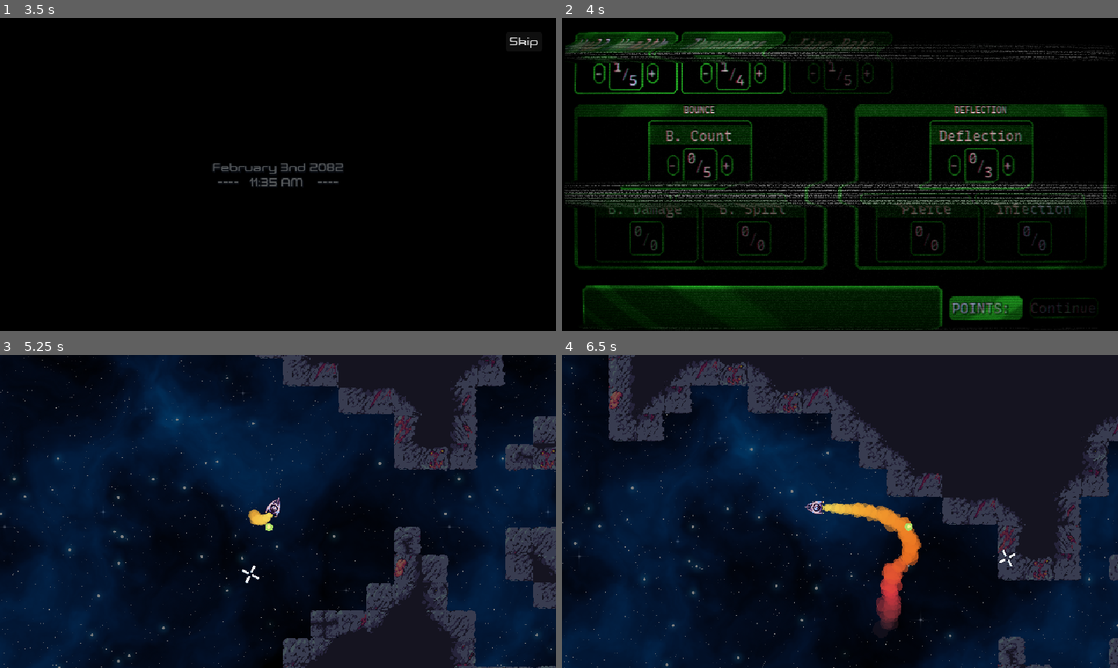
Above: before the commit, frames 1-4 (two rows, left to right).
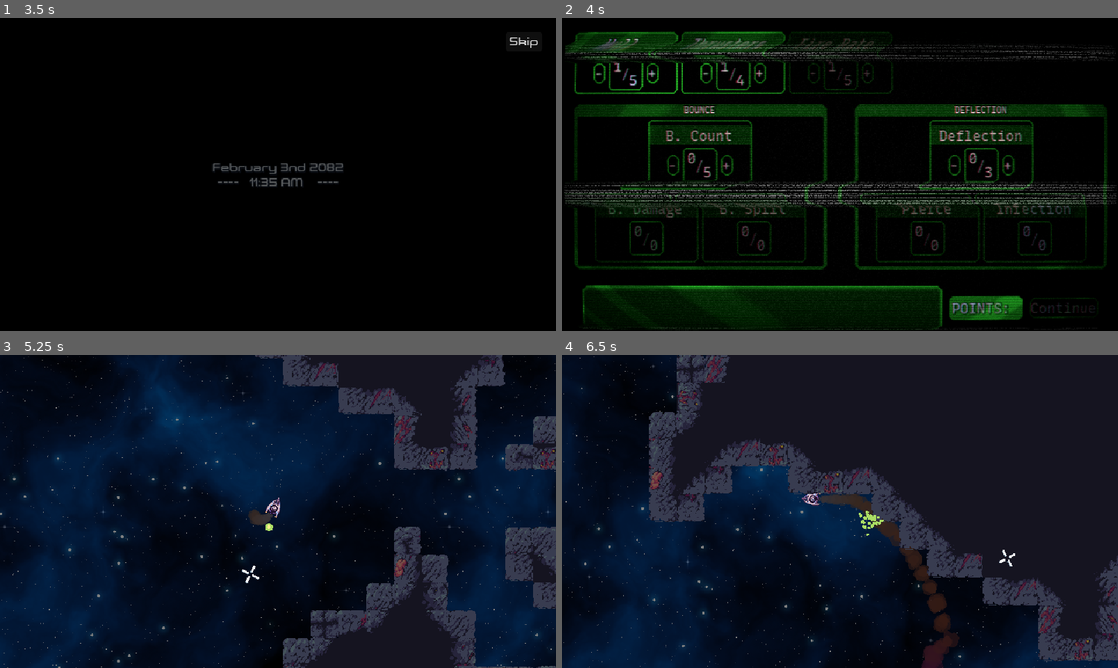
Above: after the commit, the same moments.

Repository: Yoshiip/boss-rush-jam-2024
Game: Godot game, scene res://levels/menu/menu.tscn
Same seed, same stepped clock (60 frames per second), same inputs: the game is played once before the commit and once after it. Sound files missing from this copy of the repository are replaced by a short silence.
Inputs (mouse positions are in pixels of both pictures, inside the frame that each line leads up to):
- Up to frame 1 (3.5 s): tap Enter at 0.5, 1.25, 2 s; move the mouse to (400, 158) at 0.52 s; hold D (move_right) 0.53-1.28 s; tap Shift (dash) at 0.6, 1.35, 2.3 s; move the mouse to (166, 190) at 1.27 s; hold S (move_down) 1.28-2.03 s; move the mouse to (333, 105) at 2.02 s; press the mouse at (333, 105) at 2.03 s; hold D (move_right) 2.03-2.75 s; release the mouse at (333, 105) at 2.75 s; click "New Game" at 2.75 s
- Up to frame 2 (4 s): click "Skip" at 3.5 s
- Up to frame 3 (5.25 s): click "Continue" at 4.25 s; move the mouse to (250, 574) at 5.02 s; hold W (move_up) from 5.03 s (still down); tap Space (weapon_toggle) at 5.1 s
- Up to frame 4 (6.5 s): tap Shift (dash) at 5.3, 5.85 s; move the mouse to (1006, 558) at 5.77 s; release W (move_up) at 5.78 s; hold A (move_left) from 5.78 s (still down)

Frame 1 is identical in both runs. In frame 2, 0.4% of the frame differs, in the area x 1-20%, y 6-11%; in frame 3, 0.2%; in frame 4, 28%, in the area x 0-100%, y 0-100%.

Commit message:
Dash update

Diff:
--- a/assets/game_manager.gd
+++ b/assets/game_manager.gd
@@ -54,7 +54,13 @@
 const BULLETS_SPEED := [3.0,6.0,9.0,12.0, 15.0]
 
 func get_health() -> int:
-	return 4 + GameManager.save_data.hull_health * 3
+	return 5 + GameManager.save_data.hull_health * 5
+
+func get_dash_timer() -> float:
+	return GameManager.save_data.hull_health*0.5
+
+func get_armor_penalty() -> float:
+	return GameManager.save_data.hull_health*6
 
 func get_deflect() -> int:
 	return GameManager.save_data.deflection_bullet
--- a/assets/spaceship/spaceship.gd
+++ b/assets/spaceship/spaceship.gd
@@ -35,7 +35,7 @@
 
 const SPEEDS := [360, 400, 455, 500, 550]
 const TURNING := [5,6,7,13,19]
-@onready var acceleration_speed: float = SPEEDS[GameManager.save_data.thrusters]
+@onready var acceleration_speed: float = SPEEDS[GameManager.save_data.thrusters] - GameManager.get_armor_penalty()
 @onready var turning_speed: float = TURNING[GameManager.save_data.thrusters]
 var fire_timer := fire_rate
 var weapon_toggle := false
@@ -51,8 +51,8 @@
 
 var thruster_on := false
 
-var max_dash_cooldown := 2.0
-var dash_cooldown := 2.0
+var max_dash_cooldown = 0.9 + GameManager.get_dash_timer()
+var dash_cooldown = 0.9 + GameManager.get_dash_timer()
 func _handle_input(delta: float) -> void:
 	var axis := Input.get_vector(
 		"move_left", "move_right", "move_up", "move_down") if _is_allowed_inputs() else Vector2.ZERO
@@ -60,7 +60,7 @@
 
 	if Input.is_action_just_pressed("dash") && dash_cooldown < 0.0:
 		$Dash.play()
-		velocity = Vector2.RIGHT.rotated(rotation) * 1400
+		velocity = Vector2.RIGHT.rotated(rotation) * 1200
 		$DashParticles.emitting = true
 		dash_cooldown = max_dash_cooldown
 	$EngineParticles.emitting = axis.length() > 0.25
@@ -86,10 +86,11 @@
 			var goal_direction := axis.angle()
 			var dot_product = Vector2(cos(rotation), sin(rotation)).dot(axis)
 			rotation =  lerp_angle(rotation, goal_direction, turning_speed * delta)
-			if dot_product >=0.7:
-				velocity = lerp(velocity, Vector2(cos(rotation), sin(rotation)) * acceleration_speed, 10.0 * delta)
-			else:
-				velocity = lerp(velocity, Vector2(cos(rotation), sin(rotation)) * acceleration_speed * dot_product, 10.0 * delta)
+			if dash_cooldown< max_dash_cooldown-0.3:
+				if dot_product >=0.7:
+					velocity = lerp(velocity, Vector2(cos(rotation), sin(rotation)) * acceleration_speed, 10.0 * delta)
+				else:
+					velocity = lerp(velocity, Vector2(cos(rotation), sin(rotation)) * acceleration_speed * dot_product, 10.0 * delta)
 	else:
 		velocity = velocity.lerp(Vector2.ZERO, 2.0 * delta)
 
@@ -157,6 +158,10 @@
 func _process(delta: float) -> void:
 	invicibility_timer -= delta
 	dash_cooldown -= delta
+	if dash_cooldown<0:
+		modulate=Color.WHITE
+	else:
+		modulate=Color.html("3a3c9e")
 	_handle_weapon(delta)
 
 func _physics_process(delta: float) -> void:
@@ -174,6 +179,8 @@
 	if invicibility_timer > 0.0:
 		return
 	invicibility_timer = INVICIBILITY_TIME
+	if dash_cooldown>max_dash_cooldown-0.3:
+		return
 	health -= amount
 	took_damage.emit()
 	if health > 0:
--- a/levels/upgrades/upgrades.tscn
+++ b/levels/upgrades/upgrades.tscn
@@ -120,7 +120,8 @@
 
 [node name="hull_health" parent="Canvas/Container/Boxes/Top" instance=ExtResource("1_gvm2u")]
 layout_mode = 2
-description = "Increase max health by 3."
+title = "Hull"
+description = "Increase max health by 5, but increases dash recharge time, and slightly decreases movement speed."
 max_level = 5
 
 [node name="thrusters" parent="Canvas/Container/Boxes/Top" instance=ExtResource("1_gvm2u")]
--- a/project.godot
+++ b/project.godot
@@ -45,8 +45,6 @@
 fire={
 "deadzone": 0.5,
 "events": [Object(InputEventMouseButton,"resource_local_to_scene":false,"resource_name":"","device":-1,"window_id":0,"a …(253 unchanged characters)…
-, Object(InputEventJoypadMotion,"resource_local_to_scene":false,"resource_name":"","device":-1,"axis":5,"axis_value":1.0,"script":null)
-, Object(InputEventJoypadButton,"resource_local_to_scene":false,"resource_name":"","device":-1,"button_index":0,"pressure":0.0,"pressed":true,"script":null)
 ]
 }
 restart={
@@ -131,6 +129,10 @@
 dash={
 "deadzone": 0.5,
 "events": [Object(InputEventKey,"resource_local_to_scene":false,"resource_name":"","device":-1,"window_id":0,"alt_press …(195 unchanged characters)…
+, Object(InputEventJoypadButton,"resource_local_to_scene":false,"resource_name":"","device":-1,"button_index":9,"pressure":0.0,"pressed":true,"script":null)
+, Object(InputEventJoypadButton,"resource_local_to_scene":false,"resource_name":"","device":-1,"button_index":10,"pressure":0.0,"pressed":true,"script":null)
+, Object(InputEventJoypadMotion,"resource_local_to_scene":false,"resource_name":"","device":-1,"axis":5,"axis_value":1.0,"script":null)
+, Object(InputEventJoypadMotion,"resource_local_to_scene":false,"resource_name":"","device":-1,"axis":4,"axis_value":1.0,"script":null)
 ]
 }
 
